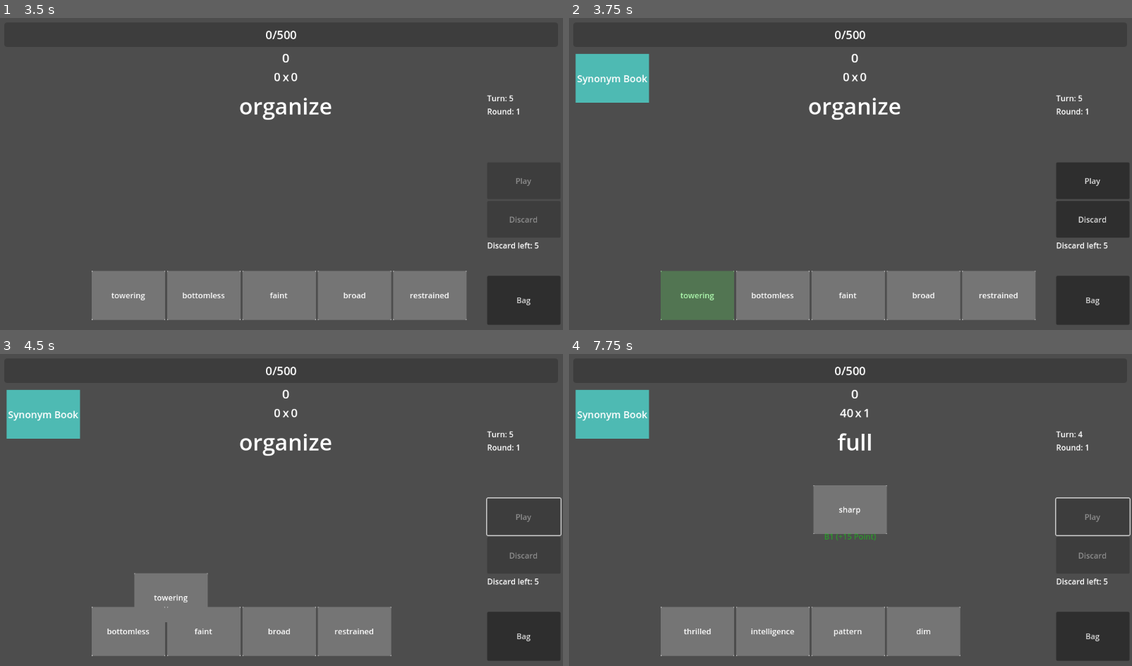
Above: before the commit, frames 1-4 (two rows, left to right).
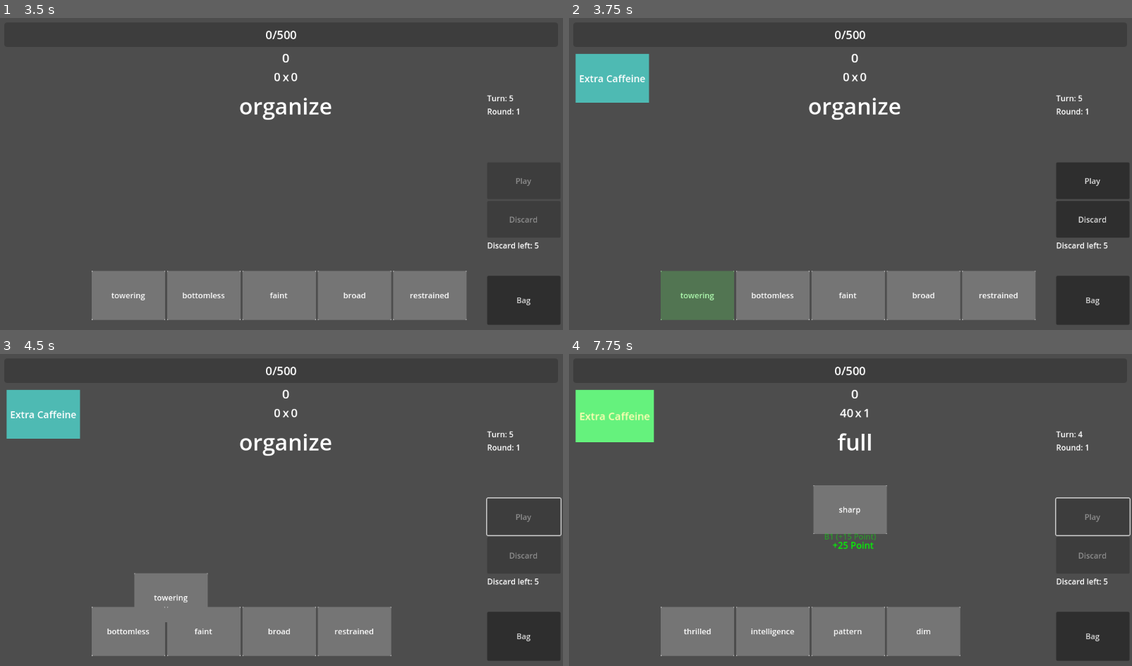
Above: after the commit, the same moments.

Repository: BMinh166/english-game-learning
Game: Godot game, scene res://scenes/Main.tscn
Same seed, same stepped clock (60 frames per second), same inputs: the game is played once before the commit and once after it.
Inputs (mouse positions are in pixels of both pictures, inside the frame that each line leads up to):
- Up to frame 1 (3.5 s): click "Bag" at 0.5 s; click "Bag" at 1.25 s; click "Bag" at 2 s; click "Back" at 2.75 s
- Up to frame 2 (3.75 s): tap Enter (ui_accept) at 3.5 s; move the mouse to (698, 295) at 3.52 s; hold Enter (ui_accept) from 3.53 s (still down); click (698, 295) at 3.67 s
- Up to frame 3 (4.5 s): release Enter (ui_accept) at 4.25 s; click "Play" at 4.25 s
- Up to frame 4 (7.75 s): move the mouse to (850, 510) at 5.02 s; tap Enter (ui_accept) at 5.1, 5.27, 5.57, 7.35, 7.52 s; click (850, 510) at 5.17 s; move the mouse to (698, 631) at 5.77 s; hold Enter (ui_accept) 5.78-6.5 s; click (698, 631) at 5.92 s; click "Play" at 6.5 s; move the mouse to (850, 510) at 7.27 s; click (850, 510) at 7.42 s

Frame 1 is identical in both runs. In frame 2, 0.2% of the frame differs, in the area x 1-14%, y 18-22%; in frame 3, 0.2%; in frame 4, 2.4%, in the area x 1-55%, y 11-63%.

Commit message:
Add 4 item

Diff:
--- a/scenes/Items/ItemDB.gd
+++ b/scenes/Items/ItemDB.gd
@@ -7,17 +7,45 @@
 	# COMMON
 	# =====================
 
-	"synonym_book": {
-		"id": "synonym_book",
-		"name": "Synonym Book",
+	"synonym_codex": {
+		"id": "synonym_codex",
+		"name": "Synonym Codex",
 		"rarity": "common",
 		"description": "Synonym relations gain +10 Point"
 	},
 
-	"lucky_pen": {
-		"id": "lucky_pen",
-		"name": "Lucky Pen",
+	"wildcard": {
+		"id": "wildcard",
+		"name": "Wildcard",
 		"rarity": "common",
-		"description": "All +Mult effects gain +1 extra Mult"
-	}
+		"description": "Gain +1 extra Mult each word"
+	},
+
+	"cappuccino": {
+		"id": "cappuccino",
+		"name": "Cappuccino",
+		"rarity": "common",
+		"description": "B1 and B2 words gain +15 Point"
+	},
+
+	"intensifier": {
+		"id": "intensifier",
+		"name": "Intensifier",
+		"rarity": "common",
+		"description": "The first Degree relation each turn gains +3 Final Mult"
+	},
+
+	"extra_caffeine": {
+		"id": "extra_caffeine",
+		"name": "Extra Caffeine",
+		"rarity": "common",
+		"description": "First valid word each round gains +25 Point"
+	},
+
+	"handy_shortcut": {
+		"id": "handy_shortcut",
+		"name": "Handy Shortcut",
+		"rarity": "common",
+		"description": "First chain multiplier applies immediately"
+	},
 }
--- a/scenes/Items/ItemManager.gd
+++ b/scenes/Items/ItemManager.gd
@@ -2,6 +2,9 @@
 class_name ItemManager
 
 var items = []
+var intensifier_used = false
+var extra_caffeine_used = false
+var handy_shortcut_used = false
 
 # =====================
 # ADD ITEM
@@ -54,6 +57,14 @@
 		#match item:
 
 	return result
+
+func start_turn():
+	intensifier_used = false
+	handy_shortcut_used = false
+	extra_caffeine_used = false
+
+func start_round():
+	pass
 
 func modify_final(point, mult, data) -> Dictionary:
 
@@ -69,39 +80,123 @@
 		match item:
 
 			# =====================
-			# SYNONYM BOOK
-			# =====================
-
-			"synonym_book":
+			# SYNONYM CODEX
+			# =====================
+
+			"synonym_codex":
 				if !data.is_valid:
 					continue
 
 				if data.get("relation_type", "") == "synonym":
 
-					print("✅ SYNONYM BOOK ACTIVATED")
+					print("✅ SYNONYM CODEX ACTIVATED")
 					result.point += 10
 
 					effects.append({
 						"type": "add_point",
 						"value": 10,
-						"item_id": "synonym_book"
+						"item_id": "synonym_codex"
 					})
 
 			# =====================
-			# LUCKY PEN
-			# =====================
-
-			"lucky_pen":
+			# WILDCARD
+			# =====================
+
+			"wildcard":
 				if !data.is_valid:
 					continue
 				result.mult += 1
-				print("✅ LUCKY PEN ACTIVATED")
+				print("✅ WILDCARD ACTIVATED")
 				effects.append({
 					"type": "add_mult",
 					"value": 1,
-					"item_id": "lucky_pen"
+					"item_id": "wildcard"
 				})
 
+			# =====================
+			# CAPPUCCINO
+			# =====================
+
+			"cappuccino":
+
+				if !data.is_valid:
+					continue
+
+				var level = data.get("word_level", "")
+
+				if level == "B1" or level == "B2":
+
+					print("✅ CAPPUCCINO ACTIVATED")
+					print("WORD LEVEL:", level)
+					print("POINT BEFORE:", result.point)
+					print("ADD: +15 POINT")
+
+					result.point += 15
+
+					effects.append({
+						"type": "add_point",
+						"value": 15,
+						"item_id": "cappuccino"
+					})
+
+			# =====================
+			# INTENSIFIER
+			# =====================
+
+			"intensifier":
+
+				if !data.is_valid:
+					continue
+
+				if intensifier_used:
+					continue
+
+				if data.get("relation_type", "") == "degree":
+
+					intensifier_used = true
+
+					print("✅ INTENSIFIER ACTIVATED")
+					print("RELATION:", data.get("relation_type", ""))
+					print("MULT BEFORE:", result.mult)
+					print("ADD FINAL MULT: +3")
+
+					result.mult += 3
+
+					effects.append({
+						"type": "add_mult",
+						"value": 3,
+						"item_id": "intensifier"
+					})
+
+			# =====================
+			# EXTRA CAFFEINE
+			# =====================
+
+			"extra_caffeine":
+
+				if !data.is_valid:
+					continue
+
+				if extra_caffeine_used:
+					continue
+
+				print("\n☕ EXTRA CAFFEINE ACTIVATED")
+				print("FIRST VALID WORD THIS ROUND")
+				print("POINT BEFORE:", result.point)
+				print("ADD: +25 POINT")
+
+				extra_caffeine_used = true
+
+				result.point += 25
+
+				print("POINT AFTER:", result.point)
+
+				effects.append({
+					"type": "add_point",
+					"value": 25,
+					"item_id": "extra_caffeine"
+				})
+
 	result["effects"] = effects
 
 	return result
--- a/scenes/Score/ChainSystem.gd
+++ b/scenes/Score/ChainSystem.gd
@@ -1,7 +1,7 @@
 class_name ChainSystem
 
 var chain_count: int = 0
-var max_chain: int = 4
+var max_chain: int = 9999
 
 # 👇 thêm biến này
 var chain_mult: float = 1.0
@@ -11,6 +11,7 @@
 	chain_mult = 1.0
 
 func apply_chain(is_valid: bool) -> Dictionary:
+
 	var result = {
 		"applied": false,
 		"chain_count": chain_count,
@@ -19,15 +20,20 @@
 	}
 
 	if is_valid:
-		chain_count += 1
-		chain_count = min(chain_count, max_chain)
 
-		if chain_count > 1:
+		# 👇 chỉ từ valid THỨ 2 mới bắt đầu chain
+		if chain_count >= 1:
+
 			var delta = 1.5
+
 			chain_mult *= delta
 
 			result.applied = true
 			result.delta_mult = delta
+
+		chain_count += 1
+		chain_count = min(chain_count, max_chain)
+
 	else:
 		reset()
 
--- a/scripts/GameManager.gd
+++ b/scripts/GameManager.gd
@@ -49,6 +49,9 @@
 	start_game()
 		#
 func start_game():
+
+	item_manager.start_round()
+
 	current_word = word_db.get_random_word_exclude(current_word)
 	discard_left = max_discard
 	draw_hand()
@@ -73,6 +76,7 @@
 func play_selected(cards):
 	if cards.is_empty() or is_scoring:
 		return
+	item_manager.start_turn()
 
 	print("CARDS START:", cards)
 	await get_tree().create_timer(0.1).timeout
@@ -132,6 +136,7 @@
 	while score >= target_score:
 		score -= target_score
 		round += 1
+		item_manager.start_round()
 		target_score = int(target_score * 1.5)
 		round_passed += 1
 
@@ -156,7 +161,7 @@
 
 func process_single_word(steps: Array, card, is_valid: bool) -> int:
 	point = 0
-	mult = 1
+	mult = 0
 
 	# 🔥 bật highlight 1 lần duy nhất
 	emit_signal(
@@ -201,17 +206,54 @@
 	print("delta_mult:", chain_data.delta_mult)
 
 	# 👉 tính mult cuối (CHỈ 1 LẦN)
-	var final_mult = mult * chain_data.chain_mult
+	var chain_mult_value = chain_data.chain_mult
+
+	# =====================
+	# HANDY SHORTCUT
+	# =====================
+
+	if item_manager.has_item("handy_shortcut"):
+
+		if !item_manager.handy_shortcut_used:
+
+			if chain_data.chain_count == 1:
+
+				item_manager.handy_shortcut_used = true
+
+				print("\n⚡ HANDY SHORTCUT ACTIVATED")
+				print("CHAIN BEFORE:", chain_mult_value)
+
+				emit_signal("activate_item_slot", "handy_shortcut")
+
+				# 👇 skip chain 0
+				chain_data.chain_count += 1
+
+				chain_mult_value = pow(
+					1.5,
+					chain_data.chain_count - 1
+				)
+
+				chain_data.chain_mult = chain_mult_value
+
+				# 👇 QUAN TRỌNG
+				chain_system.chain_count += 1
+				chain_system.chain_mult = chain_mult_value
+
+				print("CHAIN AFTER:", chain_mult_value)
+
+	var final_mult = mult * chain_mult_value
 
 	print("[FINAL CALC]")
 	print("base_mult:", mult)
-	print("chain_mult:", chain_data.chain_mult)
+	print("chain_mult:", chain_mult_value)
 	print("final_mult(before round):", final_mult)
 
 	# 👇 floating text cho chain (x1.5)
-	if chain_data.applied:
-		var chain_level = chain_data.chain_count - 1  # vì chain 1 = base
-		var chain_mult_str = format_float(chain_data.chain_mult)
+	if chain_mult_value > 1.0:
+
+		var chain_level = chain_data.chain_count - 1
+
+		var chain_mult_str = format_float(chain_mult_value)
 
 		var text = "Chain " + str(chain_level) + " (x" + chain_mult_str + " Mult)"
 
@@ -223,7 +265,7 @@
 		#await get_tree().create_timer(0.3).timeout
 
 	# 👉 áp dụng mult cuối (ROUND TẠI ĐÂY)
-	mult = int(final_mult)
+	mult = round(final_mult)
 
 	# =====================
 	# FINAL ITEM MODIFY
@@ -240,7 +282,8 @@
 		{
 			"is_valid": is_valid,
 			"card": card,
-			"relation_type": relation_type
+			"relation_type": relation_type,
+			"word_level": card.data.level
 		}
 	)
 
@@ -363,6 +406,7 @@
 
 func next_round():
 	round += 1
+	item_manager.start_round()
 	score -= target_score
 	target_score = int(target_score * 1.5)
 
--- a/scripts/Score.gd
+++ b/scripts/Score.gd
@@ -25,6 +25,7 @@
 
 		"relation_type": best.type,
 		"relation_label": get_relation_label(best.type),
+		"word_level": level,
 
 		"word": best.word
 	})
--- a/scripts/Ui.gd
+++ b/scripts/Ui.gd
@@ -237,7 +237,7 @@
 func _input(event):
 
 	if event.is_action_pressed("ui_accept"):
-		GameManager.debug_add_item("synonym_book")
+		GameManager.debug_add_item("extra_caffeine")
 
 	if event.is_action_pressed("ui_cancel"):
-		GameManager.debug_add_item("lucky_pen")
+		GameManager.debug_add_item("handy_shortcut")
